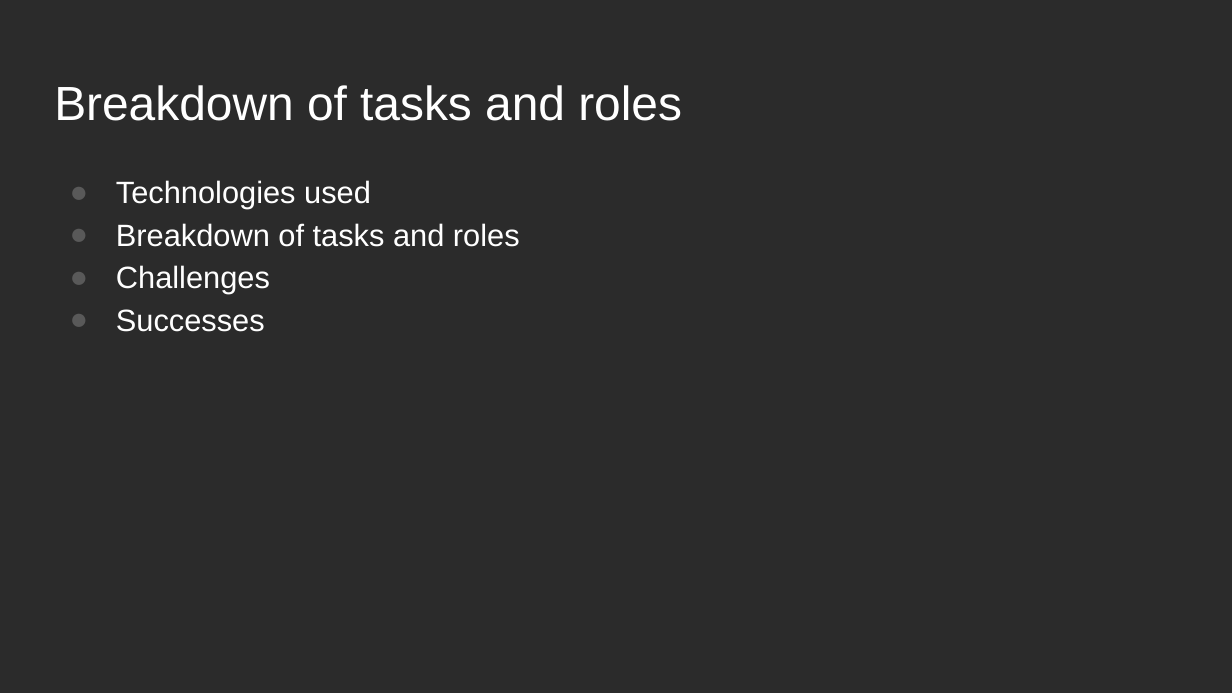
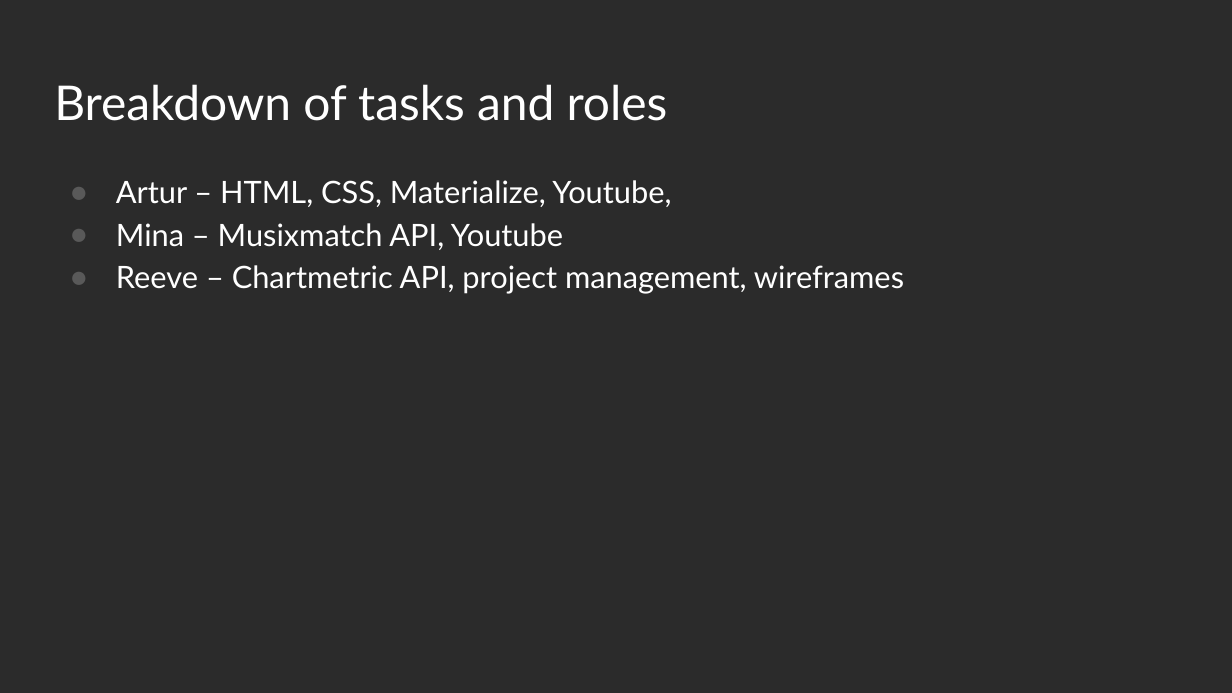
Before and after one commit to rschragger/MAR, a slide deck: slide 5 of project/MAR Project-Presentation.pptx. Drawn at 1232x693 pixels with LibreOffice and Linux fonts; fonts in the diff are those of the drawing; background and template pictures are left out; a plain dark background stands for a picture behind light text. Boxes give left, top, right and bottom in pixels: in the first picture for what was removed or moved away, otherwise in the second. Text is boxed around its words. In the diff, an @@ line names an element or a change of style, - is before the commit and + after.

```diff
--- a/project/MAR Project-Presentation.pptx
+++ b/project/MAR Project-Presentation.pptx
@@ title "Breakdown of tasks and roles" at box(54, 84, 668, 121): font Arial to Lato @@
@@ text at box(116, 180, 904, 294): text changed; font Arial to Lato @@
-● Technologies used
-● Breakdown of tasks and roles
-● Challenges
-● Successes
+● Artur – HTML, CSS, Materialize, Youtube,
+● Mina – Musixmatch API, Youtube
+● Reeve – Chartmetric API, project management, wireframes
```
Also in this commit, not shown: 9 other slides changed.
